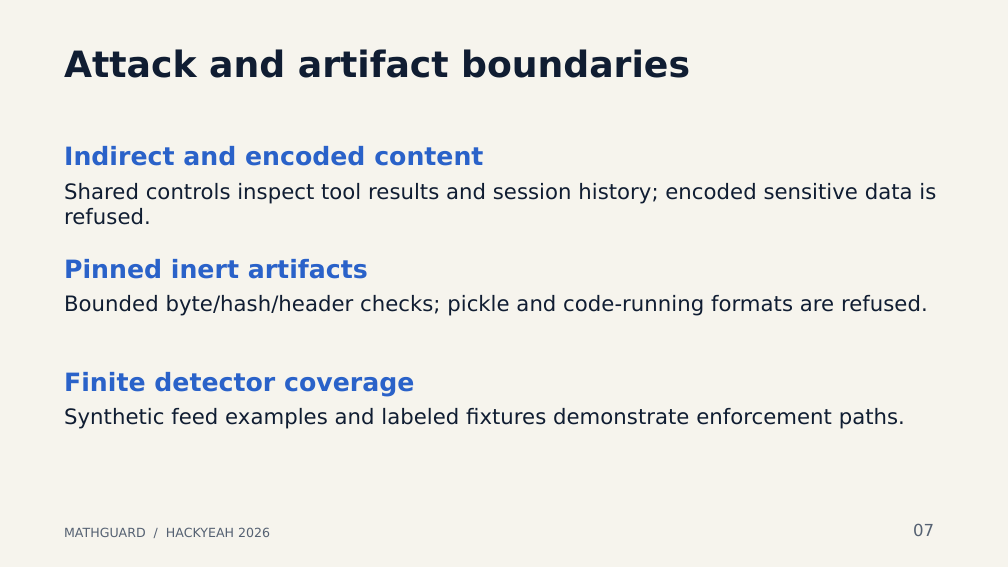
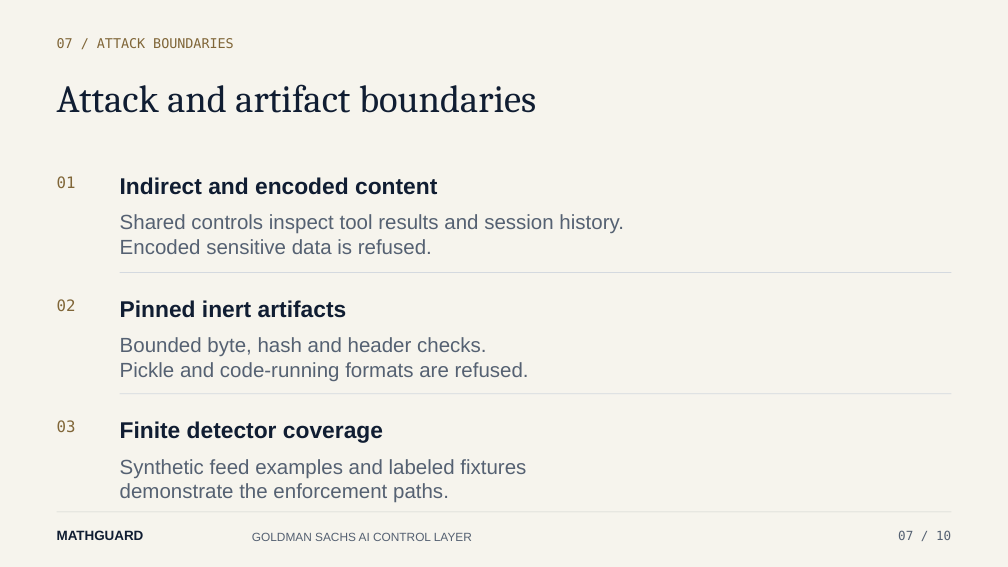
Before and after one commit to ljaniec/Mathguard, a slide deck: slide 7 of submission/Mathguard-HackYeah-2026.pptx. Drawn at 1008x567 pixels with LibreOffice and Linux fonts; fonts in the diff are those of the drawing. Boxes give left, top, right and bottom in pixels: in the first picture for what was removed or moved away, otherwise in the second. Text is boxed around its words. In the diff, an @@ line names an element or a change of style, - is before the commit and + after.

```diff
--- a/submission/Mathguard-HackYeah-2026.pptx
+++ b/submission/Mathguard-HackYeah-2026.pptx
@@ text added at <box>57,38,234,48</box>, 12.8 pt, text #806638 @@
+07 / ATTACK BOUNDARIES
@@ text "Attack and artifact boundaries": place and size @@
-text "Attack and artifact boundaries" at <box>64,49,690,78</box>
+text "Attack and artifact boundaries" at <box>57,84,536,113</box>
@@ text "Attack and artifact boundaries" at <box>57,84,536,113</box>: size 34.5 to 36.8 pt, font DejaVu Sans to Cambria, bold off @@
@@ text added at <box>57,176,76,188</box>, 15 pt, text #806638 @@
+01
@@ text "Indirect and encoded content": place and size @@
-text "Indirect and encoded content" at <box>64,146,483,166</box>
+text "Indirect and encoded content" at <box>120,177,437,195</box>
@@ text at <box>120,214,624,254</box>: text changed; size 20.2 to 19.5 pt; font DejaVu Sans to Arial; text colour #101D32 to #556172 @@
-Shared controls inspect tool results and session history; encoded sensitive data is refused.
+Shared controls inspect tool results and session history.
+Encoded sensitive data is refused.
@@ text added at <box>57,299,76,311</box>, 15 pt, text #806638 @@
+02
@@ text "Pinned inert artifacts": place and size @@
-text "Pinned inert artifacts" at <box>64,259,368,279</box>
+text "Pinned inert artifacts" at <box>120,300,347,318</box>
@@ line added from (119, 272) to (951, 272), #D4D9DF 0.75 pt @@
@@ text at <box>120,337,529,381</box>: text changed; size 20.2 to 19.5 pt; font DejaVu Sans to Arial; text colour #101D32 to #556172 @@
-Bounded byte/hash/header checks; pickle and code-running formats are refused.
+Bounded byte, hash and header checks.
+Pickle and code-running formats are refused.
@@ size 24 to 21.8 pt, font DejaVu Sans to Arial, text colour #2A62C9 to #101D32 in 3 elements at <box>120,177,437,195</box>, <box>120,300,347,318</box>, <box>120,421,383,443</box> @@
@@ text "Finite detector coverage": place and size @@
-text "Finite detector coverage" at <box>64,372,414,397</box>
+text "Finite detector coverage" at <box>120,421,383,443</box>
@@ line added from (119, 394) to (951, 394), #D4D9DF 0.75 pt @@
@@ text added at <box>57,420,76,432</box>, 15 pt, text #806638 @@
+03
@@ text at <box>120,459,526,503</box>: text changed; size 20.2 to 19.5 pt; font DejaVu Sans to Arial; text colour #101D32 to #556172 @@
-Synthetic feed examples and labeled fixtures demonstrate enforcement paths.
+Synthetic feed examples and labeled fixtures
+demonstrate the enforcement paths.
@@ line added from (57, 512) to (951, 512), #CED0CC 0.6 pt @@
@@ text added at <box>57,530,144,540</box>, 12.8 pt, text #101D32, bold @@
+MATHGUARD
@@ text removed at <box>64,527,270,537</box> @@
-MATHGUARD / HACKYEAH 2026
@@ text added at <box>252,532,472,541</box>, 11.2 pt, text #556172 @@
+GOLDMAN SACHS AI CONTROL LAYER
@@ text at <box>898,530,951,540</box>: text changed; size 15.8 to 12 pt; font DejaVu Sans to DejaVu Sans Mono @@
-07
+07 / 10
```
Also in this commit, not shown: 9 other slides changed, 6 other files.
